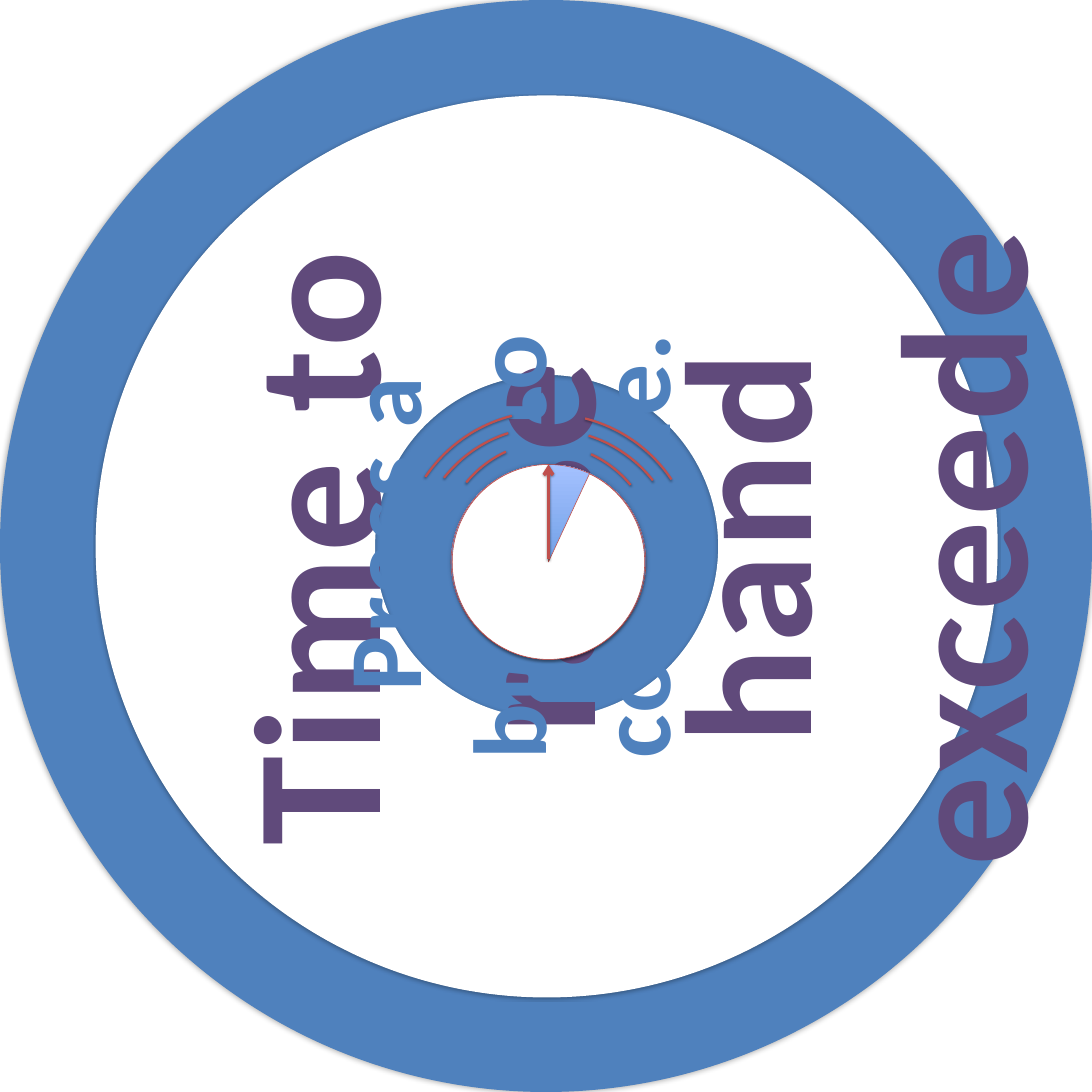
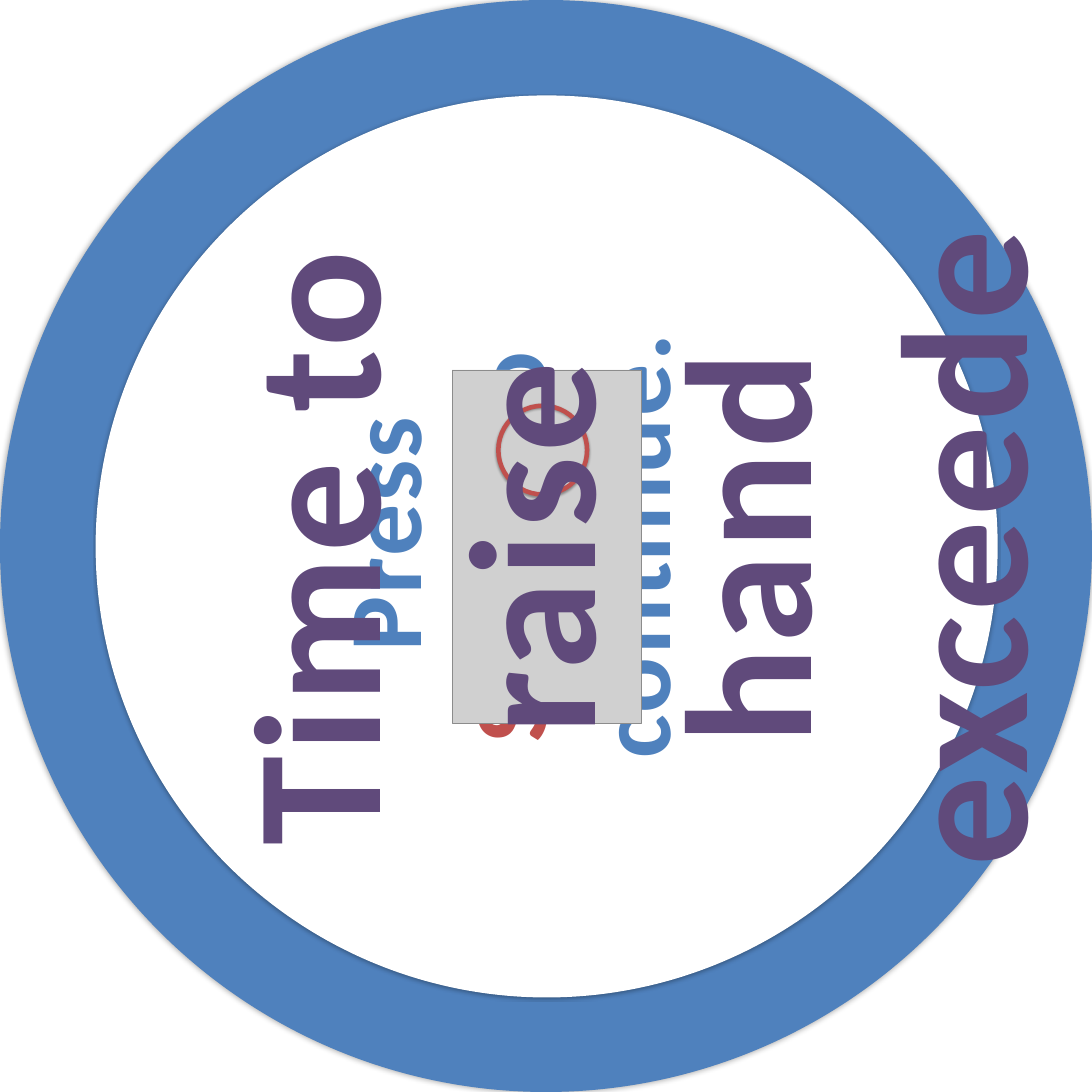
Before and after one commit to PsyPhy/GripGraspISS, a slide deck: slide 7 of Source Code/GraspBMPs/GraspCircularPrompts.pptx. Drawn at 1092x1092 pixels with LibreOffice and Linux fonts; fonts in the diff are those of the drawing; grey boxes stand for pictures. Boxes give left, top, right and bottom in pixels: in the first picture for what was removed or moved away, otherwise in the second. Text is boxed around its words. In the diff, an @@ line names an element or a change of style, - is before the commit and + after.

```diff
--- a/Source Code/GraspBMPs/GraspCircularPrompts.pptx
+++ b/Source Code/GraspBMPs/GraspCircularPrompts.pptx
@@ donut at (96,95,998,997): proportions changed @@
@@ text at (323,361,699,744): text changed @@
-Press a button to continue.
+Press Select to continue.
@@ picture added at (452,370,641,723) @@
@@ group removed at (400,411,697,710): 6 arc (boxed as its full ellipse)s, 1 ellipse, 1 pie slice (boxed as its full ellipse), 1 arrow @@
@@ ellipse added at (498,406,587,495), outline #C0504D 6 pt @@
```
Also in this commit, not shown: 15 other slides changed, 18 other files.
